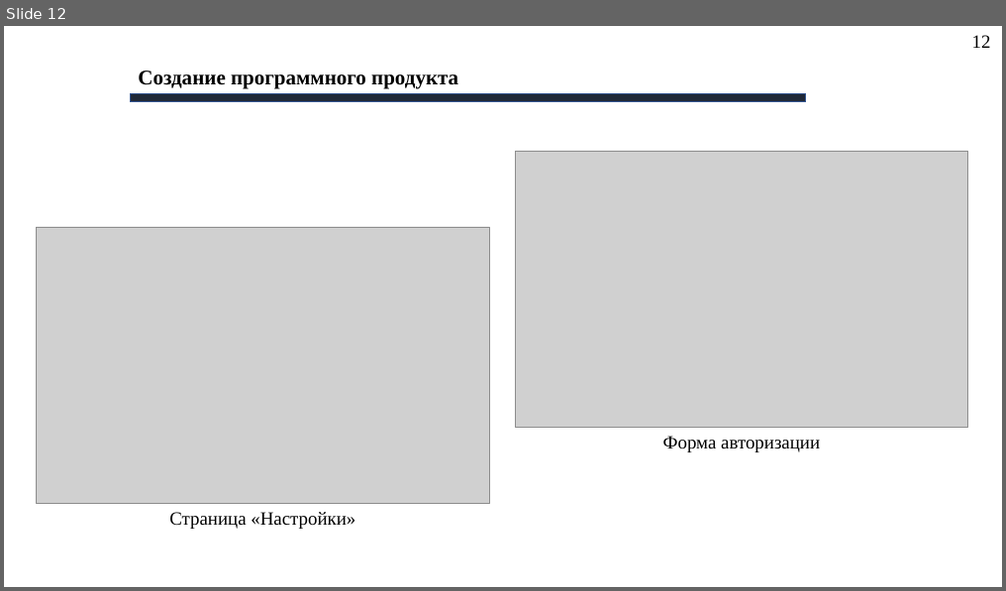
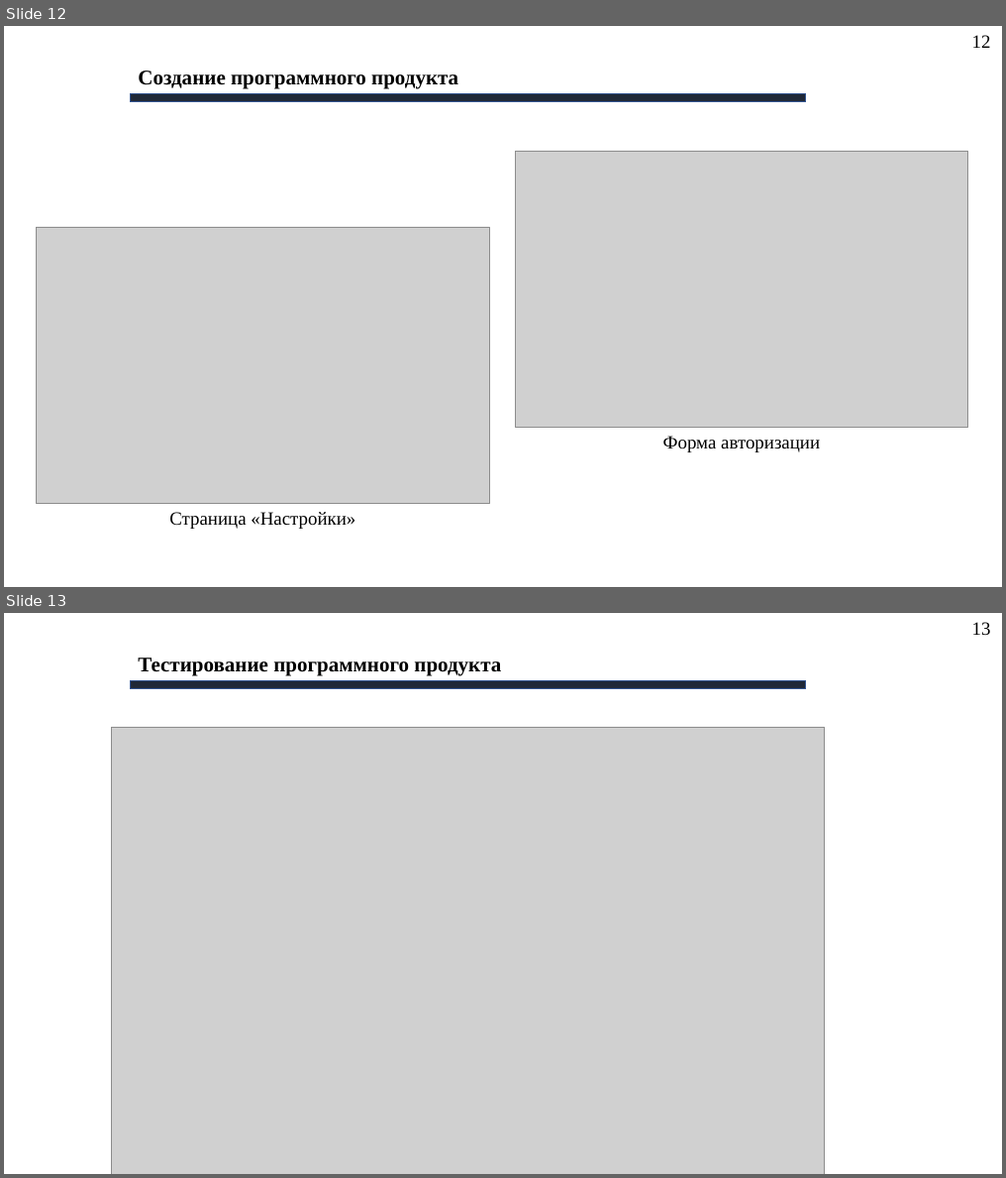
Before and after one commit to AlexeyBQS/Examwork, a slide deck: Presentation/Презентация.pptx. Shown one above the other, each under a label of ours: slide 12 before the commit, slides 12 and 13 after it. The pictures are 1006x591 and 1006x1178 pixels, drawn with LibreOffice and Linux fonts; fonts in the diff are those of the drawing; grey boxes stand for pictures; background and template pictures are left out. Boxes give left, top, right and bottom in pixels: in the first picture for what was removed or moved away, otherwise in the second. Text is boxed around its words. In the diff, an @@ line names an element or a change of style, - is before the commit and + after.

```diff
--- a/Presentation/Презентация.pptx
+++ b/Presentation/Презентация.pptx
@@ slide 13 added at (4, 613, 1002, 1174), background picture (left out) @@
@@ text added at (972, 622, 991, 635), 18 pt, text #000000 @@
+13
@@ text added at (138, 658, 501, 676), 20 pt, text #000000, bold @@
+Тестирование программного продукта
@@ rectangle added at (131, 680, 806, 688), fill #1F2837, outline #325491 1 pt @@
@@ picture added at (112, 727, 825, 1174) @@
```
Also in this commit, not shown: 7 slides changed, 1 other slide added, 1 slide removed, 4 other files.
